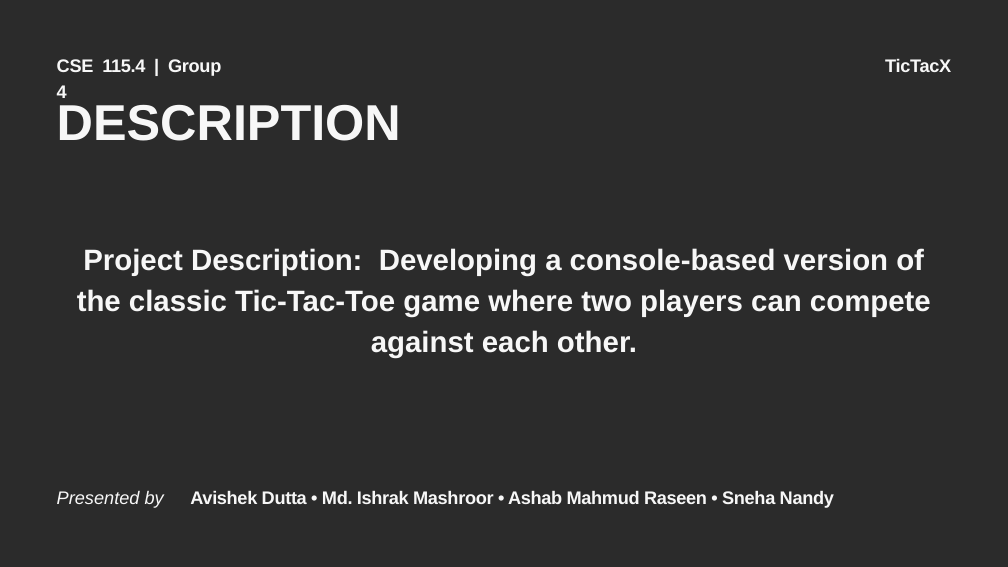
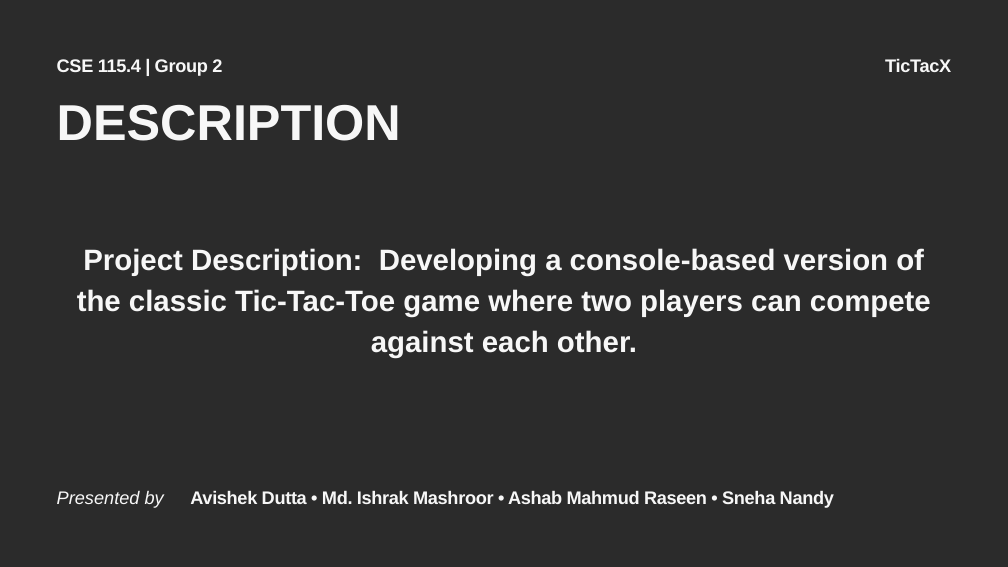
Before and after one commit to tyroruyk/tictacx, a slide deck: slide 2 of others/TicTacX.pptx. Drawn at 1008x567 pixels with LibreOffice and Linux fonts; fonts in the diff are those of the drawing; background and template pictures are left out; a plain dark background stands for a picture behind light text. Boxes give left, top, right and bottom in pixels: in the first picture for what was removed or moved away, otherwise in the second. Text is boxed around its words. In the diff, an @@ line names an element or a change of style, - is before the commit and + after.

Commit message:
G2

```diff
--- a/others/TicTacX.pptx
+++ b/others/TicTacX.pptx
@@ text at (57,59,222,76): text changed @@
-CSE 115.4 | Group 4
+CSE 115.4 | Group 2
```
Also in this commit, not shown: 1 other slide changed.
